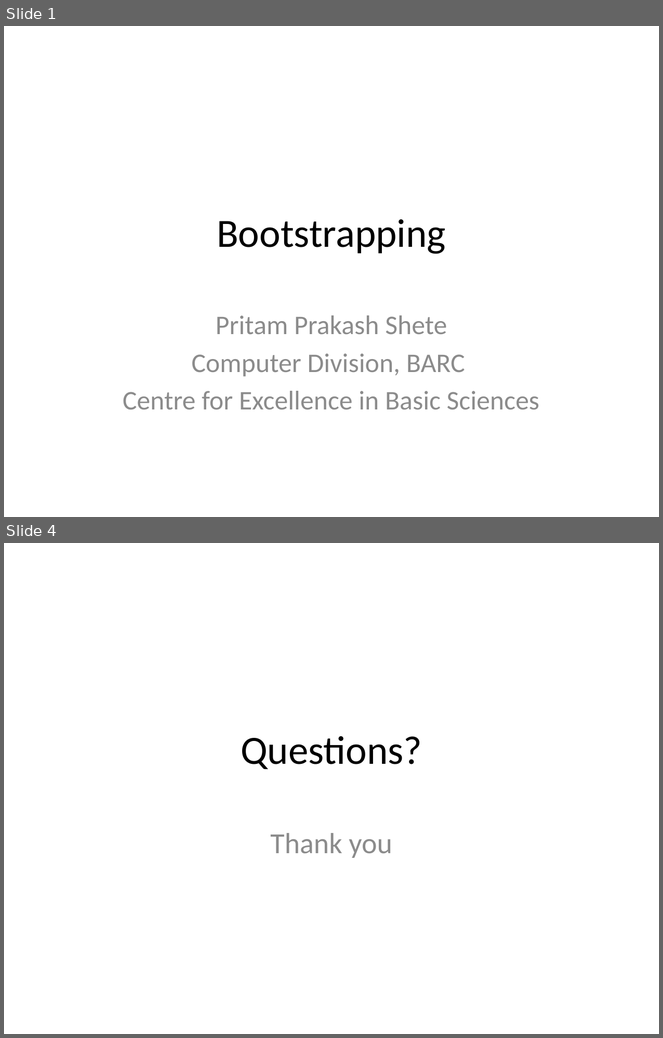
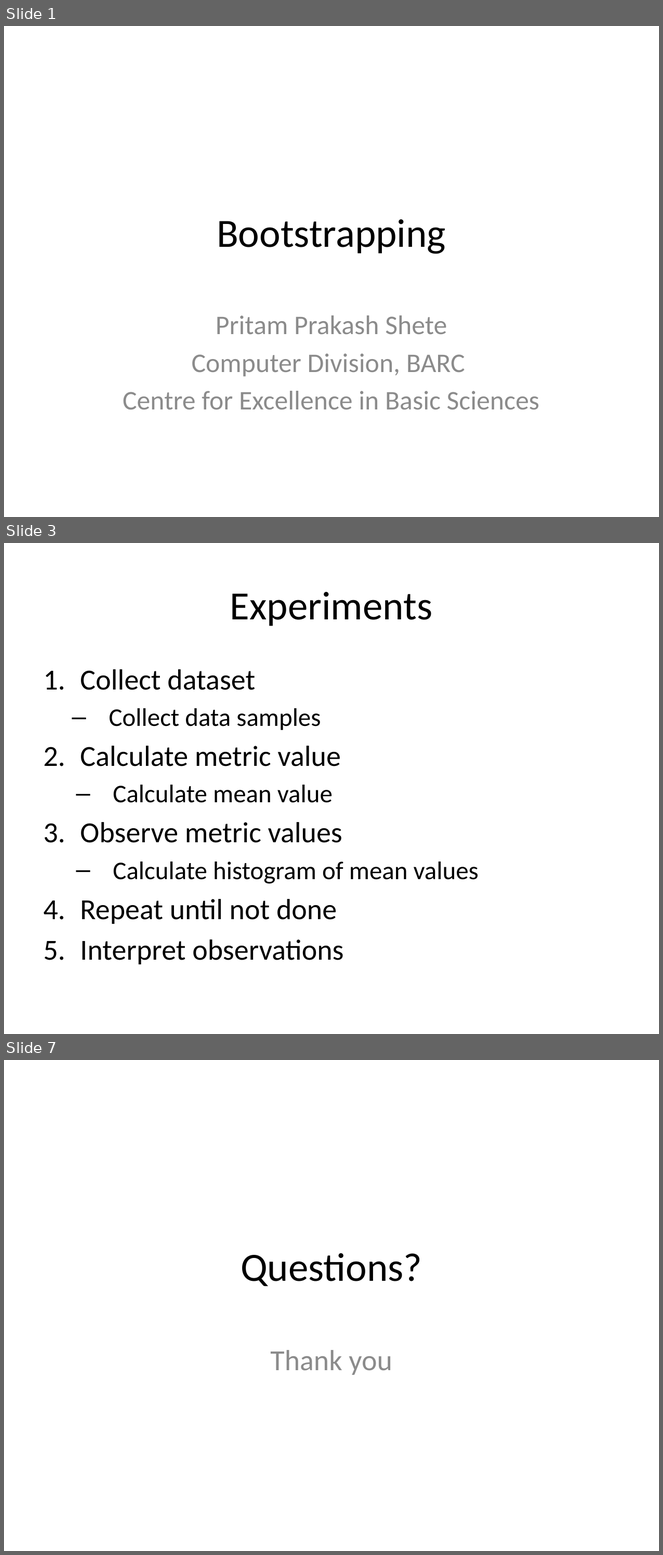
Before and after one commit to look4pritam/ArtificialIntelligence, a slide deck: Mathematics/Bootstrapping.pptx. Shown one above the other, each under a label of ours: slides 1 and 4 before the commit, slides 1, 3 and 7 after it; the slides between them are not shown. The pictures are 663x1038 and 663x1555 pixels, drawn with LibreOffice and Linux fonts; fonts in the diff are those of the drawing. Boxes give left, top, right and bottom in pixels: in the first picture for what was removed or moved away, otherwise in the second. Text is boxed around its words. In the diff, an @@ line names an element or a change of style, - is before the commit and + after.

```diff
--- a/Mathematics/Bootstrapping.pptx
+++ b/Mathematics/Bootstrapping.pptx
@@ slide 3 added at [4,543,659,1034], background #FFFFFF @@
@@ title added at [230,592,432,626], 44 pt, text #000000 @@
+Experiments
@@ text added at [80,669,479,965], 32 pt, text #000000 @@
+1. Collect dataset
+  – Collect data samples
+2. Calculate metric value
+  – Calculate mean value
+3. Observe metric values
+  – Calculate histogram of mean values
+4. Repeat until not done
+5. Interpret observations
@@ what was slide 4 is now slide 7 @@
```
Also in this commit, not shown: 4 other slides added, 2 slides removed.
